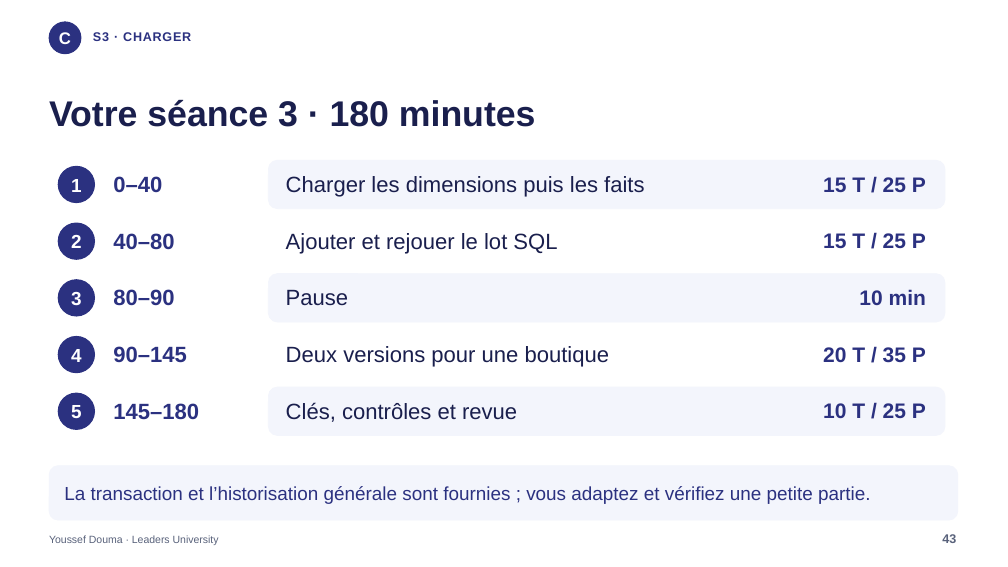
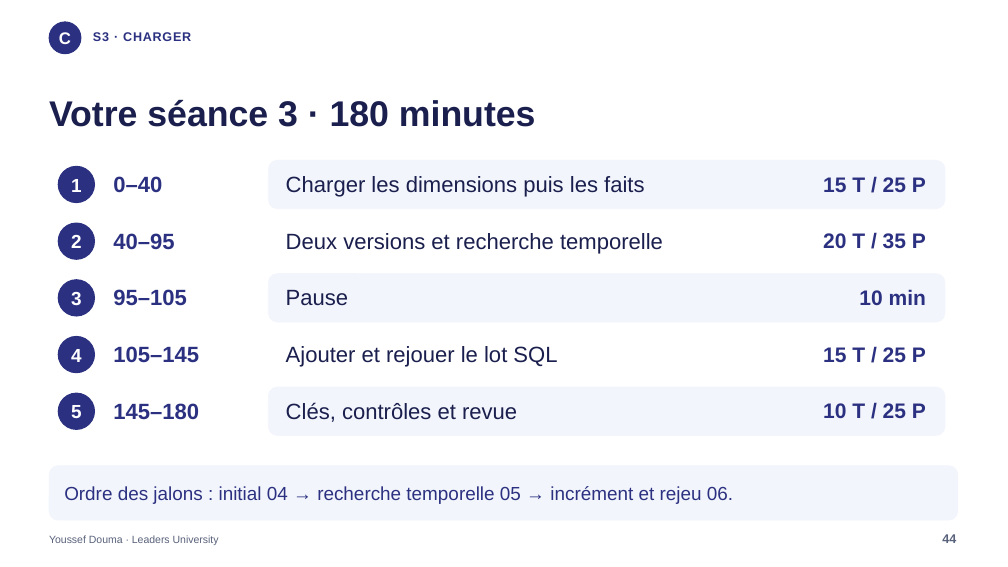
Before and after one commit to jodouma/leaders-bi-ia-etl-28h, a slide deck: slide 44 of presentation/Atlas_CODEX_BI_15h.pptx (slide 43 before the commit). Drawn at 1008x567 pixels with LibreOffice and Linux fonts; fonts in the diff are those of the drawing. Boxes give left, top, right and bottom in pixels: in the first picture for what was removed or moved away, otherwise in the second. Text is boxed around its words. In the diff, an @@ line names an element or a change of style, - is before the commit and + after.

```diff
--- a/presentation/Atlas_CODEX_BI_15h.pptx
+++ b/presentation/Atlas_CODEX_BI_15h.pptx
@@ text at (113, 233, 174, 250): text changed @@
-40–80
+40–95
@@ text at (286, 233, 663, 254): text changed @@
-Ajouter et rejouer le lot SQL
+Deux versions et recherche temporelle
@@ text at (823, 233, 926, 249): text changed @@
-15 T / 25 P
+20 T / 35 P
@@ text at (113, 289, 187, 306): text changed @@
-80–90
+95–105
@@ text at (113, 346, 199, 363): text changed @@
-90–145
+105–145
@@ text at (286, 346, 557, 367): text changed @@
-Deux versions pour une boutique
+Ajouter et rejouer le lot SQL
@@ text at (823, 347, 926, 362): text changed @@
-20 T / 35 P
+15 T / 25 P
@@ text at (64, 486, 733, 504): text changed @@
-La transaction et l’historisation générale sont fournies ; vous adaptez et vérifiez une petite partie.
+Ordre des jalons : initial 04 → recherche temporelle 05 → incrément et rejeu 06.
@@ text at (942, 534, 956, 543): text changed @@
-43
+44
```
Also in this commit, not shown: 43 other slides changed, 2 slides added, 5 other files.
